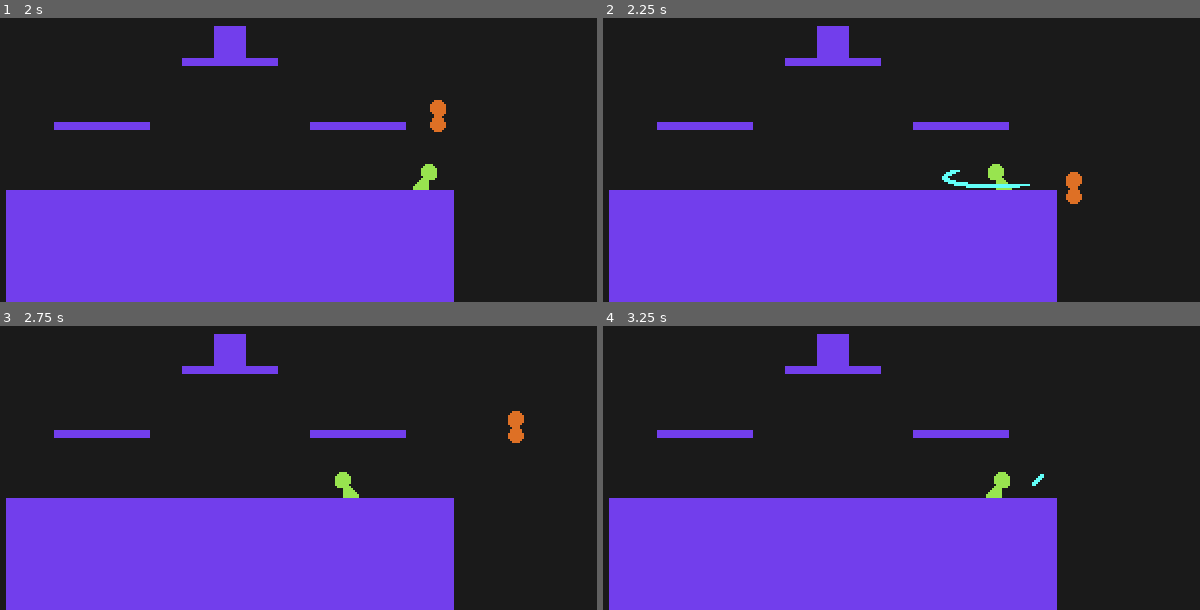
Above: before the commit, frames 1-4 (two rows, left to right).
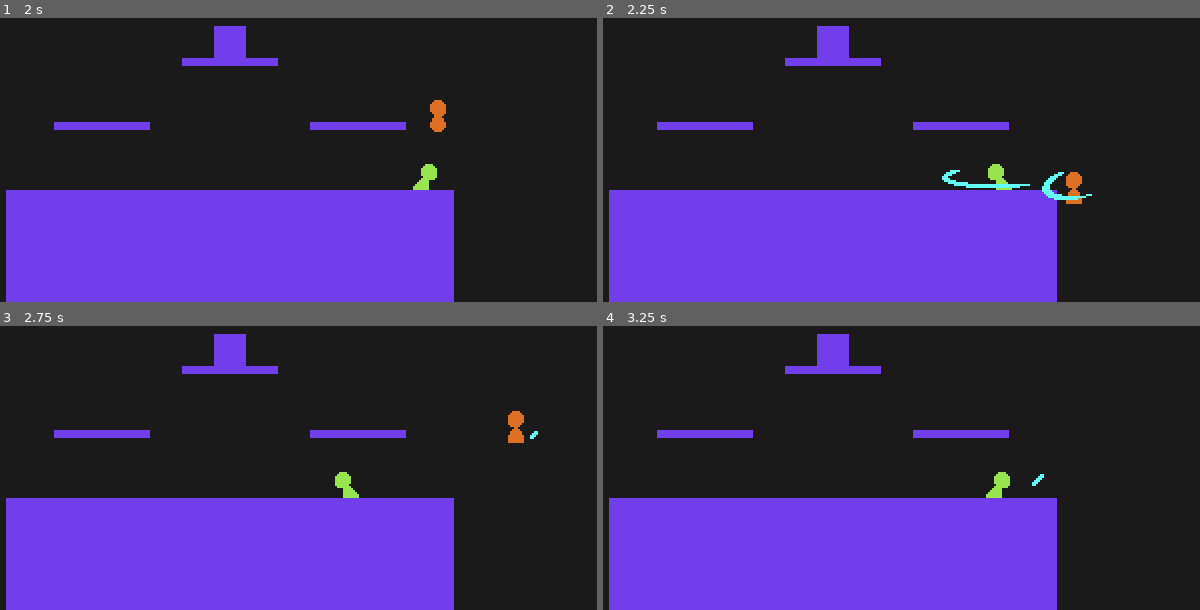
Above: after the commit, the same moments.

Repository: youssefevan/platform-fighter
Game: Godot game, scene res://World.tscn
Two runs of this game, one before a commit and one after it. Both use one fixed random seed, a clock stepped at 60 frames per second and the inputs below.
Inputs:
- Up to frame 1 (2 s): tap Enter at 0.5 s; hold Right (right) from 0.53 s (still down); tap X (attack) at 0.6, 1.35 s; tap Z (jump) at 0.77, 1.52 s
- Up to frame 2 (2.25 s): release Right (right) at 2.03 s; hold Left (left) from 2.03 s (still down); tap X (attack) at 2.1 s
- Up to frame 3 (2.75 s): keep holding Left (left)
- Up to frame 4 (3.25 s): release Left (left) at 2.78 s; hold Right (right) from 2.78 s (still down); tap X (attack) at 2.85 s; tap Z (jump) at 3.02 s

Frame 1 is identical in both runs. In frame 2, 0.2% of the frame differs, in the area x 73-82%, y 54-66%; in frame 3, less than 0.1%; in frame 4, nothing differs.

Commit message:
finished red's anims
- Still no hitboxes
- Still no hitstun anim for either char

Diff:
--- a/PlatformFighter/Scenes/Characters/Red.tscn
+++ b/PlatformFighter/Scenes/Characters/Red.tscn
@@ -9,16 +9,16 @@
 length = 0.550001
 step = 0.0166667
 tracks/0/type = "value"
-tracks/0/path = NodePath("Sprite:frame")
-tracks/0/interp = 1
-tracks/0/loop_wrap = true
-tracks/0/imported = false
-tracks/0/enabled = true
-tracks/0/keys = {
-"times": PoolRealArray( 0 ),
-"transitions": PoolRealArray( 1 ),
-"update": 1,
-"values": [ 13 ]
+tracks/0/path = NodePath("Sprite:region_rect")
+tracks/0/interp = 1
+tracks/0/loop_wrap = true
+tracks/0/imported = false
+tracks/0/enabled = true
+tracks/0/keys = {
+"times": PoolRealArray( 0, 0.05 ),
+"transitions": PoolRealArray( 1, 1 ),
+"update": 1,
+"values": [ Rect2( 128, 64, 32, 32 ), Rect2( 160, 64, 32, 32 ) ]
 }
 
 [sub_resource type="Animation" id=10]
@@ -26,16 +26,16 @@
 length = 0.533333
 step = 0.0166667
 tracks/0/type = "value"
-tracks/0/path = NodePath("Sprite:frame")
-tracks/0/interp = 1
-tracks/0/loop_wrap = true
-tracks/0/imported = false
-tracks/0/enabled = true
-tracks/0/keys = {
-"times": PoolRealArray( 0 ),
-"transitions": PoolRealArray( 1 ),
-"update": 1,
-"values": [ 11 ]
+tracks/0/path = NodePath("Sprite:region_rect")
+tracks/0/interp = 1
+tracks/0/loop_wrap = true
+tracks/0/imported = false
+tracks/0/enabled = true
+tracks/0/keys = {
+"times": PoolRealArray( 0, 0.0666667, 0.433333 ),
+"transitions": PoolRealArray( 1, 1, 1 ),
+"update": 1,
+"values": [ Rect2( 64, 32, 32, 32 ), Rect2( 96, 32, 32, 32 ), Rect2( 128, 32, 32, 32 ) ]
 }
 
 [sub_resource type="Animation" id=11]
@@ -43,16 +43,16 @@
 length = 0.400001
 step = 0.0166667
 tracks/0/type = "value"
-tracks/0/path = NodePath("Sprite:frame")
-tracks/0/interp = 1
-tracks/0/loop_wrap = true
-tracks/0/imported = false
-tracks/0/enabled = true
-tracks/0/keys = {
-"times": PoolRealArray( 0 ),
-"transitions": PoolRealArray( 1 ),
-"update": 1,
-"values": [ 16 ]
+tracks/0/path = NodePath("Sprite:region_rect")
+tracks/0/interp = 1
+tracks/0/loop_wrap = true
+tracks/0/imported = false
+tracks/0/enabled = true
+tracks/0/keys = {
+"times": PoolRealArray( 0, 0.0666667, 0.166667 ),
+"transitions": PoolRealArray( 1, 1, 1 ),
+"update": 1,
+"values": [ Rect2( 96, 96, 32, 32 ), Rect2( 128, 96, 32, 32 ), Rect2( 160, 96, 32, 32 ) ]
 }
 
 [sub_resource type="Animation" id=14]
@@ -60,16 +60,16 @@
 length = 0.666667
 step = 0.0166667
 tracks/0/type = "value"
-tracks/0/path = NodePath("Sprite:frame")
-tracks/0/interp = 1
-tracks/0/loop_wrap = true
-tracks/0/imported = false
-tracks/0/enabled = true
-tracks/0/keys = {
-"times": PoolRealArray( 0 ),
-"transitions": PoolRealArray( 1 ),
-"update": 1,
-"values": [ 18 ]
+tracks/0/path = NodePath("Sprite:region_rect")
+tracks/0/interp = 1
+tracks/0/loop_wrap = true
+tracks/0/imported = false
+tracks/0/enabled = true
+tracks/0/keys = {
+"times": PoolRealArray( 0 ),
+"transitions": PoolRealArray( 1 ),
+"update": 0,
+"values": [ Rect2( 128, 128, 32, 32 ) ]
 }
 
 [sub_resource type="Animation" id=1]
@@ -174,20 +174,21 @@
 length = 0.25
 step = 0.0166667
 tracks/0/type = "value"
-tracks/0/path = NodePath("Sprite:frame")
-tracks/0/interp = 1
-tracks/0/loop_wrap = true
-tracks/0/imported = false
-tracks/0/enabled = true
-tracks/0/keys = {
-"times": PoolRealArray( 0 ),
-"transitions": PoolRealArray( 1 ),
-"update": 1,
-"values": [ 17 ]
+tracks/0/path = NodePath("Sprite:region_rect")
+tracks/0/interp = 1
+tracks/0/loop_wrap = true
+tracks/0/imported = false
+tracks/0/enabled = true
+tracks/0/keys = {
+"times": PoolRealArray( 0, 0.0666667, 0.2 ),
+"transitions": PoolRealArray( 1, 1, 1 ),
+"update": 1,
+"values": [ Rect2( 0, 128, 32, 32 ), Rect2( 32, 128, 32, 32 ), Rect2( 64, 128, 32, 32 ) ]
 }
 
 [sub_resource type="Animation" id=4]
 resource_name = "Idle"
+step = 0.0166667
 tracks/0/type = "value"
 tracks/0/path = NodePath("Sprite:region_rect")
 tracks/0/interp = 1
@@ -283,7 +284,7 @@
 hframes = 1
 vframes = 1
 region_enabled = true
-region_rect = Rect2( 64, 64, 32, 32 )
+region_rect = Rect2( 64, 128, 32, 32 )
 
 [node name="Animator" type="AnimationPlayer" parent="." index="4"]
 anims/AerialDown = SubResource( 13 )
Binary file changed: PlatformFighter/Sprites/Characters/red.png
